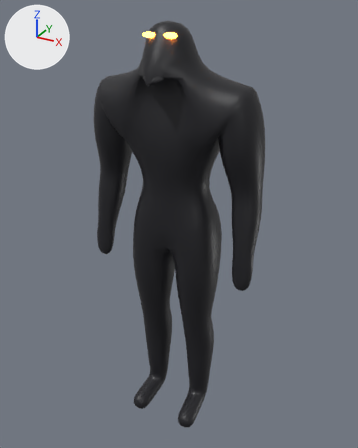
The glTF model klangviz/src/jsMain/resources/liveact/notstrom/wucht.glb: old version first, new version second.
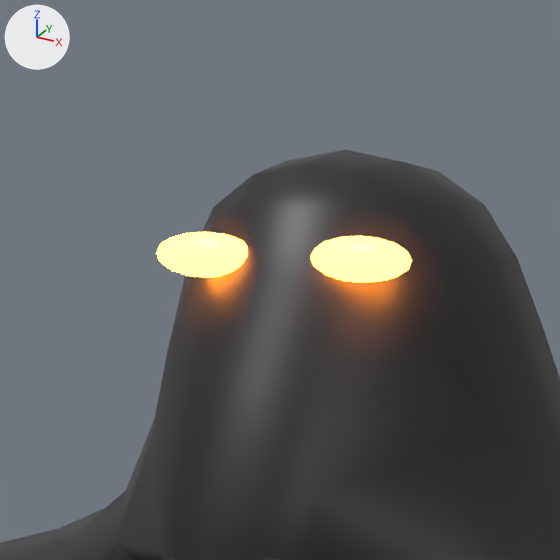
Each version is shown whole from a 50 mm camera at (0.963, -1.728, 1.848) aimed at (0.008, 0.009, 0.98), then close up on the part from 34% to 55% of the width and 0% to 17% of the height. The lights are fixed; the arrows at upper left show +X, +Y and +Z. The last two pictures show the newer version.

The first close-up shows 'wucht'.
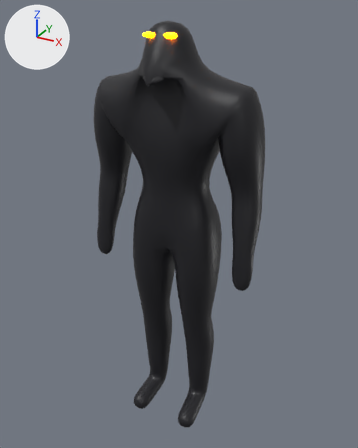
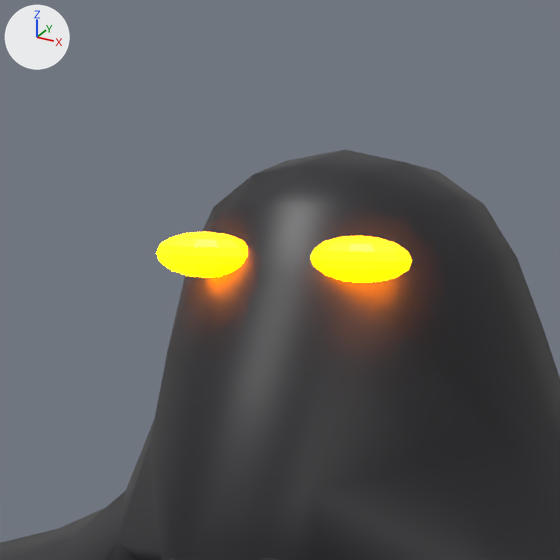
The change, as JSON lines over the scene's bpy script:
```json
{"op": "set", "path": "mat_wucht_eyes.emission_color", "old": "(1.0, 0.25, 0.02)", "new": "(1.0, 0.2, 0.0)", "note": "orange #ff8927 -> orange #ff7c00"}
```

Pixel boxes [x1, y1, x2, y2] of what changed, in the close-ups (560 x 560 px):
```json
{"object": "wucht", "change": "recoloured", "before": [156, 228, 415, 299], "after": [156, 228, 415, 299]}
```
